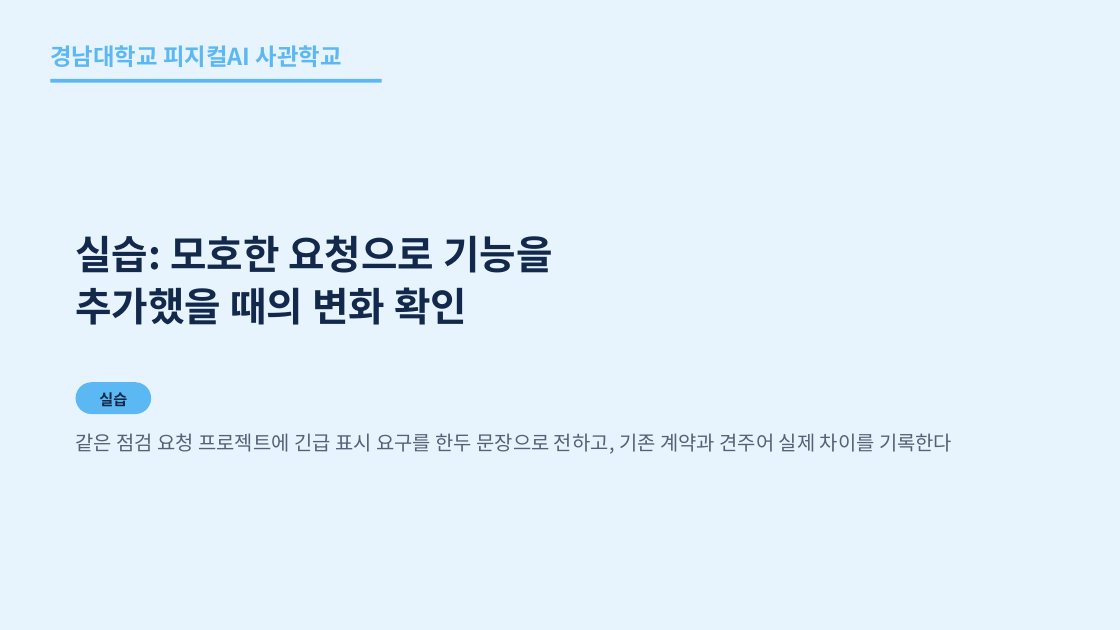
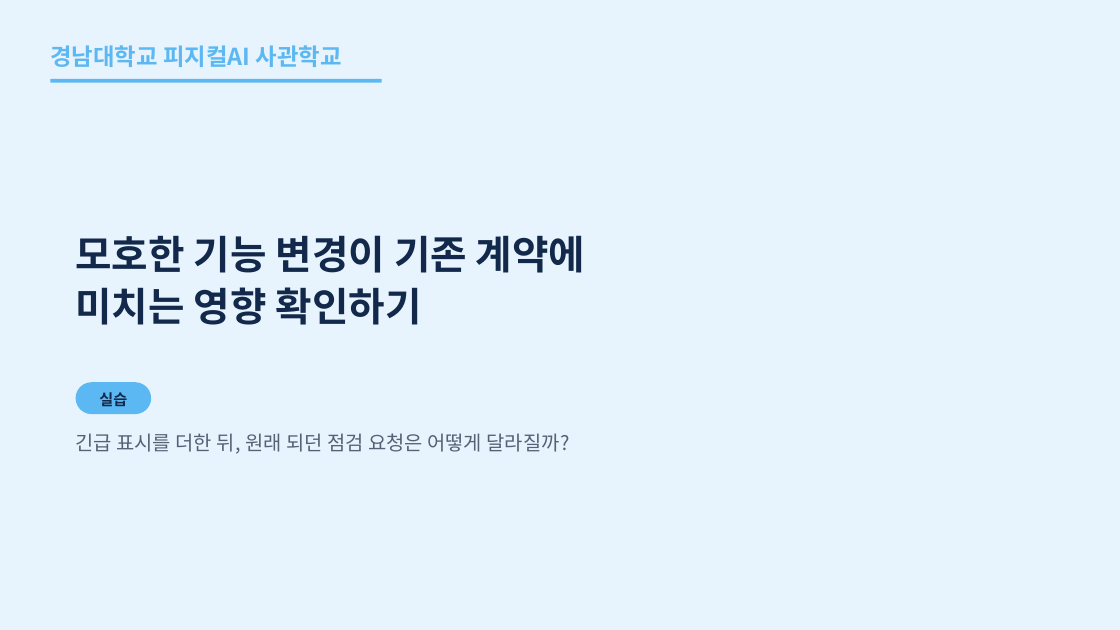
Before and after one commit to uengine-oss/hyd-iot-edu, a slide deck: slide 50 of workspace/강의제작/산출물/통합반/이론/07회차/통합반_07일차.pptx. Drawn at 1120x630 pixels with LibreOffice and Linux fonts; fonts in the diff are those of the drawing. Boxes give left, top, right and bottom in pixels: in the first picture for what was removed or moved away, otherwise in the second. Text is boxed around its words. In the diff, an @@ line names an element or a change of style, - is before the commit and + after.

Commit message:
통합반 7회차 50~51장과 실습 06의 변경 요청·비교 근거를 일치시킨다

```diff
--- a/workspace/강의제작/산출물/통합반/이론/07회차/통합반_07일차.pptx
+++ b/workspace/강의제작/산출물/통합반/이론/07회차/통합반_07일차.pptx
@@ text at box(75, 235, 585, 325): text changed @@
-실습: 모호한 요청으로 기능을
-추가했을 때의 변화 확인
+모호한 기능 변경이 기존 계약에
+미치는 영향 확인하기
@@ text at box(75, 433, 570, 454): text changed @@
-같은 점검 요청 프로젝트에 긴급 표시 요구를 한두 문장으로 전하고, 기존 계약과 견주어 실제 차이를 기록한다
+긴급 표시를 더한 뒤, 원래 되던 점검 요청은 어떻게 달라질까?
```
Also in this commit, not shown: 1 other slide changed, 21 other files.
